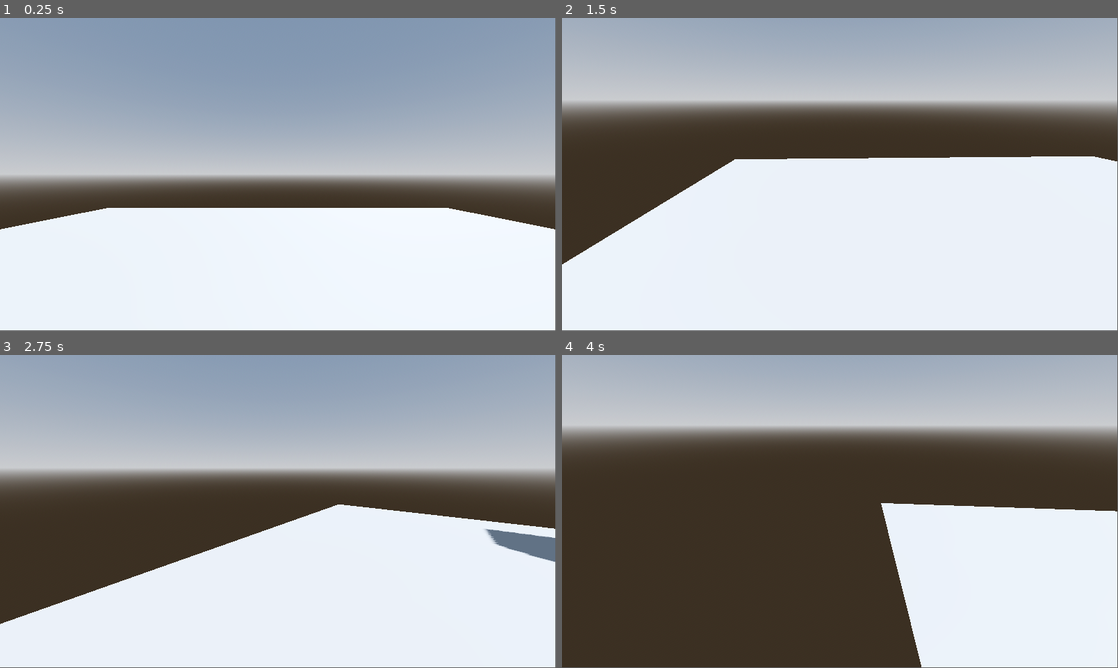
Above: before the commit, frames 1-4 (two rows, left to right).
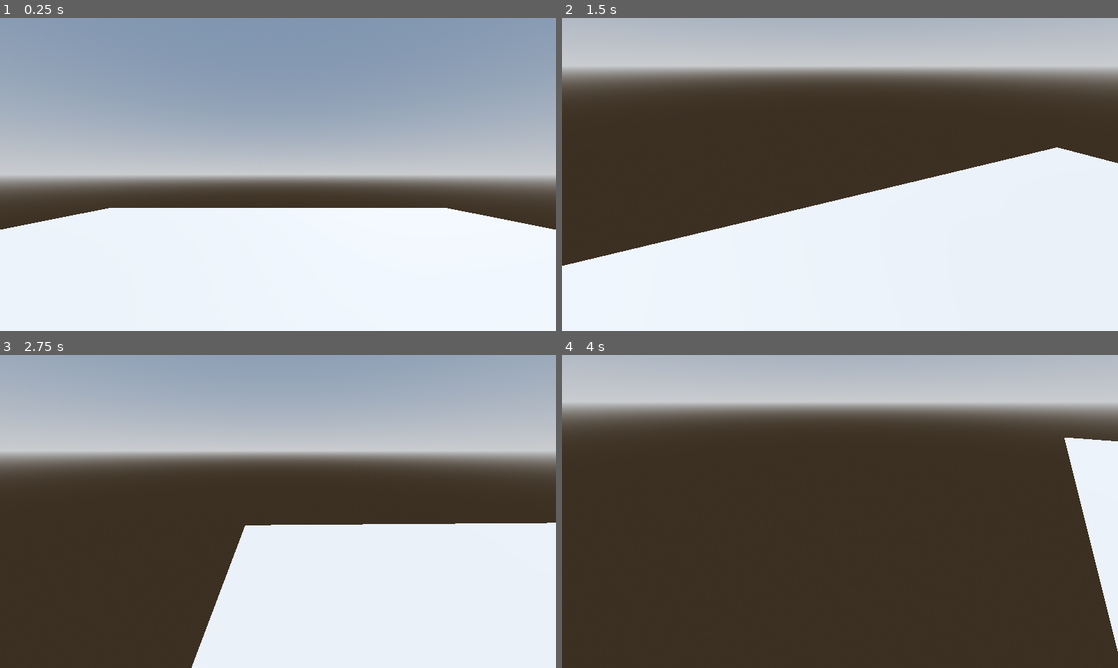
Above: after the commit, the same moments.

Repository: Octoan1/Respawn-Game-Jam-2025
Game: Godot game, scene res://scenes/main.tscn
Two runs of this game, one before a commit and one after it. Both use one fixed random seed, a clock stepped at 60 frames per second and the inputs below.
Inputs (mouse positions are in pixels of both pictures, inside the frame that each line leads up to):
- Up to frame 1 (0.25 s): no input
- Up to frame 2 (1.5 s): tap Enter at 0.5 s; move the mouse to (962, 158) at 0.52 s; hold D (move_right) 0.53-1.28 s; click (962, 158) at 0.67 s; tap Space (jump) at 0.77 s; move the mouse to (812, 174) at 1.27 s; hold W (move_forward) from 1.28 s (still down)
- Up to frame 3 (2.75 s): keep holding W (move_forward); tap Space (jump) at 1.52 s; move the mouse to (289, 505) at 2.02 s
- Up to frame 4 (4 s): keep holding W (move_forward); move the mouse to (834, 514) at 2.77 s; tap Space (jump) at 3.02, 3.77 s; move the mouse to (878, 514) at 3.52 s
In our replay, the window is 799x449 before the commit and 800x450 after it. These sizes can differ from the game's own. Grey fills any space a smaller window leaves; there, only what the larger window draws over its background counts as a difference.

The runs differ from the first frame. In frame 1, 0.1% of the frame differs, in the area x 0-100%, y 0-68%; in frame 2, 29%; in frame 3, 23%; in frame 4, 33%, in the area x 0-100%, y 0-100%.

Commit message:
Updated Icon

Diff:
--- a/project.godot
+++ b/project.godot
@@ -13,11 +13,13 @@
 config/name="Respawn Game Jam"
 run/main_scene="uid://b8k07vwbcoo4v"
 config/features=PackedStringArray("4.5", "Forward Plus")
-config/icon="uid://qd3hwn6pphqa"
+config/icon="uid://cfalcb7urqyyx"
 
 [display]
 
-window/size/mode=3
+window/size/viewport_width=1600
+window/size/viewport_height=900
+window/size/mode=2
 
 [input]
 
@@ -46,3 +48,7 @@
 "events": [Object(InputEventKey,"resource_local_to_scene":false,"resource_name":"","device":-1,"window_id":0,"alt_press …(191 unchanged characters)…
 ]
 }
+
+[rendering]
+
+environment/defaults/default_clear_color=Color(0.29589358, 0.3038667, 0.30493844, 1)
